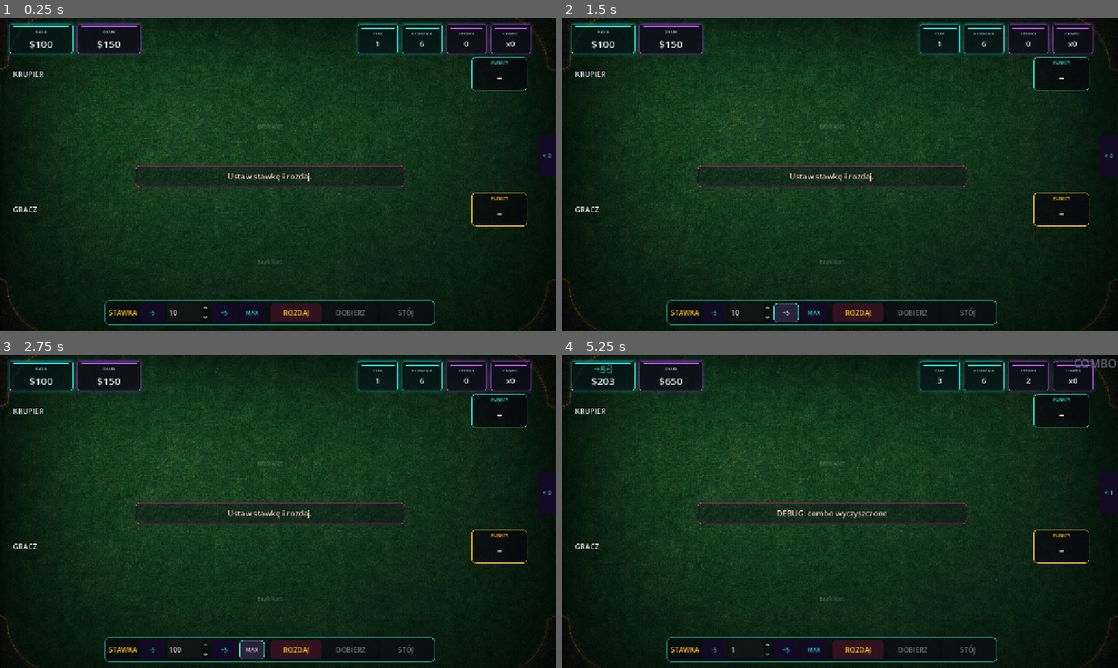
Above: before the commit, frames 1-4 (two rows, left to right).
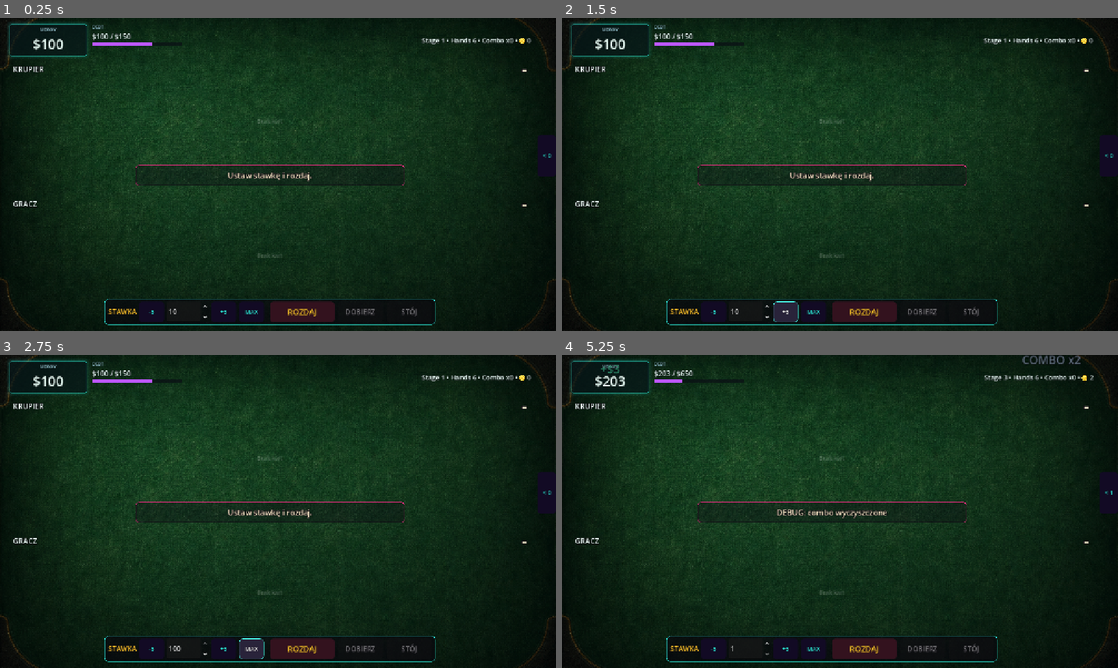
Above: after the commit, the same moments.

Repository: krychasto/debt-to-the-house
Game: Godot game, scene res://scenes/main.tscn
Same seed, same stepped clock (60 frames per second), same inputs: the game is played once before the commit and once after it.
Inputs (mouse positions are in pixels of both pictures, inside the frame that each line leads up to):
- Up to frame 1 (0.25 s): no input
- Up to frame 2 (1.5 s): click "-5" at 0.5 s; click "+5" at 1.25 s
- Up to frame 3 (2.75 s): click "MAX" at 2 s
- Up to frame 4 (5.25 s): click "ROZDAJ" at 2.75 s; tap Enter at 3.5 s; move the mouse to (962, 495) at 3.52 s; hold D 3.53-4.28 s; tap R at 3.6 s; click (962, 495) at 3.67 s; move the mouse to (728, 527) at 4.27 s; hold S 4.28-5.03 s; tap B at 4.35 s; click (728, 527) at 4.42 s; move the mouse to (895, 442) at 5.02 s; hold D from 5.03 s (still down); tap C at 5.1 s; click (895, 442) at 5.17 s

The runs differ from the first frame. In frame 1, 4.7% of the frame differs, in the area x 1-96%, y 1-99%; in frame 2, 4.7%; in frame 3, 4.7%; in frame 4, 4.9%, in the area x 1-100%, y 0-99%.

Commit message:
style: simplify hud layout

Diff:
--- a/debt-to-the-house/scripts/ui/blackjack_table.gd
+++ b/debt-to-the-house/scripts/ui/blackjack_table.gd
@@ -284,31 +284,15 @@
 	name_label.add_theme_constant_override("outline_size", 5)
 	top_row.add_child(name_label)
 
-	var score_badge := PanelContainer.new()
-	score_badge.custom_minimum_size = Vector2(128, 58)
-	score_badge.rotation_degrees = -1.2 if is_dealer else 1.2
-	score_badge.add_theme_stylebox_override("panel", _make_style(Color(0.03, 0.00, 0.05, 0.58), GOLD if not is_dealer else CYAN, 1, 8))
-	top_row.add_child(score_badge)
-
-	var score_box := VBoxContainer.new()
-	score_box.alignment = BoxContainer.ALIGNMENT_CENTER
-	score_box.add_theme_constant_override("separation", -2)
-	score_badge.add_child(score_box)
-
-	var score_caption := Label.new()
-	score_caption.text = "PUNKTY"
-	score_caption.horizontal_alignment = HORIZONTAL_ALIGNMENT_CENTER
-	score_caption.add_theme_font_size_override("font_size", 10)
-	score_caption.add_theme_color_override("font_color", CYAN if is_dealer else GOLD)
-	score_box.add_child(score_caption)
-
 	var score_label := Label.new()
-	score_label.horizontal_alignment = HORIZONTAL_ALIGNMENT_CENTER
-	score_label.add_theme_font_size_override("font_size", 38)
+	score_label.custom_minimum_size = Vector2(92, 42)
+	score_label.horizontal_alignment = HORIZONTAL_ALIGNMENT_RIGHT
+	score_label.vertical_alignment = VERTICAL_ALIGNMENT_CENTER
+	score_label.add_theme_font_size_override("font_size", 40)
 	score_label.add_theme_color_override("font_color", Color(1.0, 0.97, 0.84))
 	score_label.add_theme_color_override("font_outline_color", Color(0.03, 0.00, 0.05, 0.95))
 	score_label.add_theme_constant_override("outline_size", 7)
-	score_box.add_child(score_label)
+	top_row.add_child(score_label)
 
 	var cards_row := HBoxContainer.new()
 	cards_row.alignment = BoxContainer.ALIGNMENT_CENTER
@@ -764,16 +748,20 @@
 	controls.add_child(action_controls)
 
 	deal_button = _create_action_button("ROZDAJ", GOLD, Color(0.20, 0.07, 0.12))
+	deal_button.custom_minimum_size = Vector2(148, 48)
+	deal_button.add_theme_font_size_override("font_size", 18)
 	deal_button.rotation_degrees = -1.0
 	deal_button.pressed.connect(_on_deal_pressed)
 	action_controls.add_child(deal_button)
 
 	hit_button = _create_action_button("DOBIERZ", CYAN, Color(0.03, 0.12, 0.14))
+	hit_button.custom_minimum_size = Vector2(104, 40)
 	hit_button.rotation_degrees = 0.6
 	hit_button.pressed.connect(_on_hit_pressed)
 	action_controls.add_child(hit_button)
 
 	stand_button = _create_action_button("STÓJ", PINK, Color(0.16, 0.04, 0.13))
+	stand_button.custom_minimum_size = Vector2(104, 40)
 	stand_button.rotation_degrees = -0.6
 	stand_button.pressed.connect(_on_stand_pressed)
 	action_controls.add_child(stand_button)
@@ -1328,19 +1316,14 @@
 	var combo_before := run_manager.combo_count
 	var payout := run_manager.apply_result(result, engine.current_bet, engine.rules)
 	var money_delta := run_manager.money - money_before_payout
-	message_label.text = "%s Wypłata: $%d. Kasa: $%d -> $%d." % [
-		_get_result_text(result),
-		payout,
-		money_before_payout,
-		run_manager.money,
-	]
+	message_label.text = "Następne rozdanie."
 
 	var stage_cleared := run_manager.is_stage_success()
 	var game_lost := run_manager.is_game_over()
 	if stage_cleared:
-		message_label.text = "DŁUG SPŁACONY"
+		message_label.text = "Wybierz relikt."
 	elif game_lost:
-		message_label.text = "KASYNO WYGRYWA"
+		message_label.text = "Run zakończony."
 
 	_spawn_money_popup(money_delta)
 	_play_combo_feedback(combo_before)
--- a/debt-to-the-house/scripts/ui/game_hud.gd
+++ b/debt-to-the-house/scripts/ui/game_hud.gd
@@ -7,7 +7,7 @@
 const RED := Color(1.0, 0.18, 0.32)
 const TEXT := Color(0.92, 1.0, 0.97)
 const MUTED := Color(0.60, 0.80, 0.84)
-const PANEL_BG := Color(0.015, 0.025, 0.04, 0.72)
+const PANEL_BG := Color(0.015, 0.025, 0.04, 0.66)
 const INK := Color(0.0, 0.01, 0.02, 0.95)
 
 var money_value_label: Label
@@ -18,11 +18,9 @@
 var combo_value_label: Label
 
 var _money_panel: Control
-var _debt_panel: Control
-var _hands_panel: Control
-var _stage_panel: Control
-var _tokens_panel: Control
-var _combo_panel: Control
+var _debt_group: Control
+var _debt_bar_fill: ColorRect
+var _meta_label: Label
 
 var _has_snapshot := false
 var _last_money := 0
@@ -50,11 +48,14 @@
 	var combo := run_manager.combo_count
 
 	money_value_label.text = "$%d" % money
-	debt_value_label.text = "$%d" % debt
-	hands_value_label.text = "%d" % hands
-	stage_value_label.text = "%d" % stage
-	tokens_value_label.text = "%d" % tokens
-	combo_value_label.text = run_manager.get_combo_display_text()
+	debt_value_label.text = "$%d / $%d" % [money, debt]
+	_meta_label.text = "Stage %d • Hands %d • Combo %s • 🪙 %d" % [
+		stage,
+		hands,
+		run_manager.get_combo_display_text(),
+		tokens,
+	]
+	_update_debt_bar(money, debt)
 
 	if not _has_snapshot:
 		_store_snapshot(money, debt, hands, stage, tokens, combo)
@@ -62,19 +63,17 @@
 
 	if money != _last_money:
 		_flash_value(money_value_label, GREEN if money > _last_money else RED)
-		JuiceManager.pulse_label(_money_panel, 1.06, 0.16)
+		JuiceManager.pulse_label(_money_panel, 1.055, 0.16)
 	if debt != _last_debt:
-		JuiceManager.pulse_label(_debt_panel, 1.045, 0.16)
+		JuiceManager.pulse_label(_debt_group, 1.025, 0.14)
 	if hands != _last_hands:
-		JuiceManager.pulse_label(_hands_panel, 1.045, 0.14)
-	if stage != _last_stage:
-		JuiceManager.pulse_label(_stage_panel, 1.045, 0.14)
-	if tokens != _last_tokens:
-		JuiceManager.pulse_label(_tokens_panel, 1.045, 0.14)
+		JuiceManager.pulse_label(_meta_label, 1.025, 0.12)
+	if stage != _last_stage or tokens != _last_tokens:
+		JuiceManager.pulse_label(_meta_label, 1.025, 0.12)
 	if combo > _last_combo:
-		JuiceManager.pulse_label(_combo_panel, 1.12, 0.20)
+		JuiceManager.pulse_label(_meta_label, 1.09, 0.18)
 	elif combo < _last_combo:
-		JuiceShake.shake_node(_combo_panel, 5.0, 0.16)
+		JuiceShake.shake_node(_meta_label, 5.0, 0.16)
 
 	_store_snapshot(money, debt, hands, stage, tokens, combo)
 
@@ -91,44 +90,44 @@
 	top_bar.offset_left = 22.0
 	top_bar.offset_top = 14.0
 	top_bar.offset_right = -58.0
-	top_bar.offset_bottom = 76.0
-	top_bar.add_theme_constant_override("separation", 10)
+	top_bar.offset_bottom = 74.0
+	top_bar.add_theme_constant_override("separation", 12)
 	add_child(top_bar)
 
-	_money_panel = _create_panel("KASA", CYAN, true)
+	_money_panel = _create_money_panel()
 	money_value_label = _money_panel.get_node("Box/Value") as Label
 	top_bar.add_child(_money_panel)
 
-	_debt_panel = _create_panel("DŁUG", PURPLE, true)
-	debt_value_label = _debt_panel.get_node("Box/Value") as Label
-	top_bar.add_child(_debt_panel)
+	_debt_group = _create_debt_group()
+	debt_value_label = _debt_group.get_node("Value") as Label
+	_debt_bar_fill = _debt_group.get_node("Bar/Fill") as ColorRect
+	top_bar.add_child(_debt_group)
 
 	var spacer := Control.new()
 	spacer.size_flags_horizontal = Control.SIZE_EXPAND_FILL
 	top_bar.add_child(spacer)
 
-	_stage_panel = _create_panel("ETAP", CYAN, false)
-	stage_value_label = _stage_panel.get_node("Box/Value") as Label
-	top_bar.add_child(_stage_panel)
-
-	_hands_panel = _create_panel("ROZDANIA", CYAN, false)
-	hands_value_label = _hands_panel.get_node("Box/Value") as Label
-	top_bar.add_child(_hands_panel)
-
-	_tokens_panel = _create_panel("ŻETONY", PURPLE, false)
-	tokens_value_label = _tokens_panel.get_node("Box/Value") as Label
-	top_bar.add_child(_tokens_panel)
-
-	_combo_panel = _create_panel("COMBO", PURPLE, false)
-	combo_value_label = _combo_panel.get_node("Box/Value") as Label
-	top_bar.add_child(_combo_panel)
-
-
-func _create_panel(title: String, accent: Color, is_primary: bool) -> PanelContainer:
+	_meta_label = Label.new()
+	_meta_label.custom_minimum_size = Vector2(330, 38)
+	_meta_label.vertical_alignment = VERTICAL_ALIGNMENT_CENTER
+	_meta_label.horizontal_alignment = HORIZONTAL_ALIGNMENT_RIGHT
+	_meta_label.add_theme_font_size_override("font_size", 15)
+	_meta_label.add_theme_color_override("font_color", TEXT)
+	_meta_label.add_theme_color_override("font_outline_color", INK)
+	_meta_label.add_theme_constant_override("outline_size", 4)
+	top_bar.add_child(_meta_label)
+
+	hands_value_label = _meta_label
+	stage_value_label = _meta_label
+	tokens_value_label = _meta_label
+	combo_value_label = _meta_label
+
+
+func _create_money_panel() -> PanelContainer:
 	var panel := PanelContainer.new()
 	panel.mouse_filter = Control.MOUSE_FILTER_IGNORE
-	panel.custom_minimum_size = Vector2(146, 58) if is_primary else Vector2(92, 52)
-	panel.add_theme_stylebox_override("panel", _make_panel_style(accent))
+	panel.custom_minimum_size = Vector2(178, 58)
+	panel.add_theme_stylebox_override("panel", _make_panel_style(CYAN))
 
 	var box := VBoxContainer.new()
 	box.name = "Box"
@@ -136,31 +135,78 @@
 	box.mouse_filter = Control.MOUSE_FILTER_IGNORE
 	panel.add_child(box)
 
-	var line := ColorRect.new()
-	line.color = accent
-	line.custom_minimum_size = Vector2(0, 2)
-	line.mouse_filter = Control.MOUSE_FILTER_IGNORE
-	box.add_child(line)
-
-	var title_label := Label.new()
-	title_label.text = title
-	title_label.horizontal_alignment = HORIZONTAL_ALIGNMENT_CENTER
-	title_label.add_theme_font_size_override("font_size", 10 if is_primary else 9)
-	title_label.add_theme_color_override("font_color", MUTED)
-	title_label.add_theme_color_override("font_outline_color", INK)
-	title_label.add_theme_constant_override("outline_size", 2)
+	var title_label := _create_caption("MONEY")
 	box.add_child(title_label)
 
-	var value_label := Label.new()
+	var value_label := _create_value_label(31)
 	value_label.name = "Value"
-	value_label.horizontal_alignment = HORIZONTAL_ALIGNMENT_CENTER
-	value_label.add_theme_font_size_override("font_size", 24 if is_primary else 18)
-	value_label.add_theme_color_override("font_color", TEXT)
-	value_label.add_theme_color_override("font_outline_color", INK)
-	value_label.add_theme_constant_override("outline_size", 4)
 	box.add_child(value_label)
 
 	return panel
+
+
+func _create_debt_group() -> Control:
+	var box := VBoxContainer.new()
+	box.name = "Box"
+	box.custom_minimum_size = Vector2(208, 54)
+	box.mouse_filter = Control.MOUSE_FILTER_IGNORE
+	box.add_theme_constant_override("separation", 3)
+
+	var title_label := _create_caption("DEBT")
+	title_label.horizontal_alignment = HORIZONTAL_ALIGNMENT_LEFT
+	box.add_child(title_label)
+
+	var value_label := _create_value_label(16)
+	value_label.name = "Value"
+	value_label.horizontal_alignment = HORIZONTAL_ALIGNMENT_LEFT
+	box.add_child(value_label)
+
+	var bar := Control.new()
+	bar.name = "Bar"
+	bar.custom_minimum_size = Vector2(208, 7)
+	bar.mouse_filter = Control.MOUSE_FILTER_IGNORE
+	box.add_child(bar)
+
+	var track := ColorRect.new()
+	track.color = Color(0.04, 0.06, 0.08, 0.72)
+	track.set_anchors_preset(Control.PRESET_FULL_RECT)
+	track.mouse_filter = Control.MOUSE_FILTER_IGNORE
+	bar.add_child(track)
+
+	var fill := ColorRect.new()
+	fill.name = "Fill"
+	fill.color = PURPLE
+	fill.anchor_left = 0.0
+	fill.anchor_right = 0.0
+	fill.anchor_top = 0.0
+	fill.anchor_bottom = 1.0
+	fill.offset_left = 0.0
+	fill.offset_right = 0.0
+	fill.mouse_filter = Control.MOUSE_FILTER_IGNORE
+	bar.add_child(fill)
+
+	return box
+
+
+func _create_caption(text: String) -> Label:
+	var label := Label.new()
+	label.text = text
+	label.horizontal_alignment = HORIZONTAL_ALIGNMENT_CENTER
+	label.add_theme_font_size_override("font_size", 10)
+	label.add_theme_color_override("font_color", MUTED)
+	label.add_theme_color_override("font_outline_color", INK)
+	label.add_theme_constant_override("outline_size", 2)
+	return label
+
+
+func _create_value_label(font_size: int) -> Label:
+	var label := Label.new()
+	label.horizontal_alignment = HORIZONTAL_ALIGNMENT_CENTER
+	label.add_theme_font_size_override("font_size", font_size)
+	label.add_theme_color_override("font_color", TEXT)
+	label.add_theme_color_override("font_outline_color", INK)
+	label.add_theme_constant_override("outline_size", 4)
+	return label
 
 
 func _make_panel_style(accent: Color) -> StyleBoxFlat:
@@ -175,14 +221,22 @@
 	style.corner_radius_top_right = 4
 	style.corner_radius_bottom_left = 4
 	style.corner_radius_bottom_right = 4
-	style.content_margin_left = 8
-	style.content_margin_top = 5
-	style.content_margin_right = 8
-	style.content_margin_bottom = 5
-	style.shadow_color = Color(accent.r, accent.g, accent.b, 0.16)
+	style.content_margin_left = 10
+	style.content_margin_top = 6
+	style.content_margin_right = 10
+	style.content_margin_bottom = 6
+	style.shadow_color = Color(accent.r, accent.g, accent.b, 0.14)
 	style.shadow_size = 8
 	style.shadow_offset = Vector2.ZERO
 	return style
+
+
+func _update_debt_bar(money: int, debt: int) -> void:
+	if not is_instance_valid(_debt_bar_fill):
+		return
+
+	var width := 208.0 * clampf(float(money) / maxf(float(debt), 1.0), 0.0, 1.0)
+	_debt_bar_fill.offset_right = width
 
 
 func _flash_value(label: Label, color: Color) -> void:
Not shown, changed: debt-to-the-house/docs/HudDirection.md
